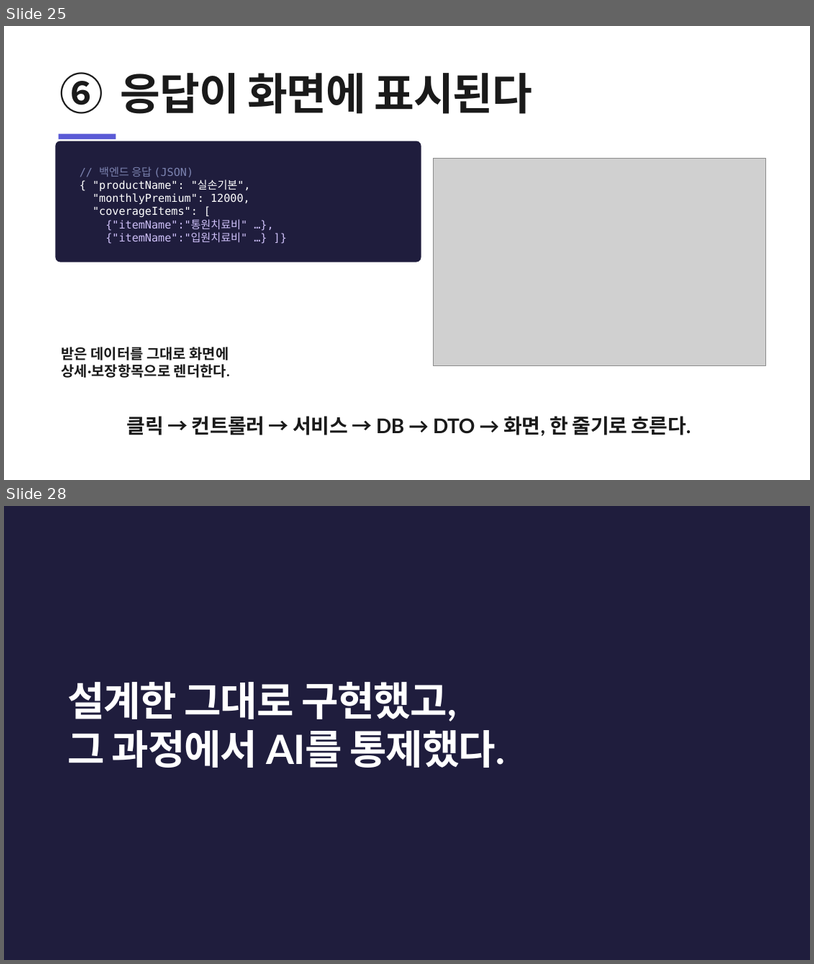
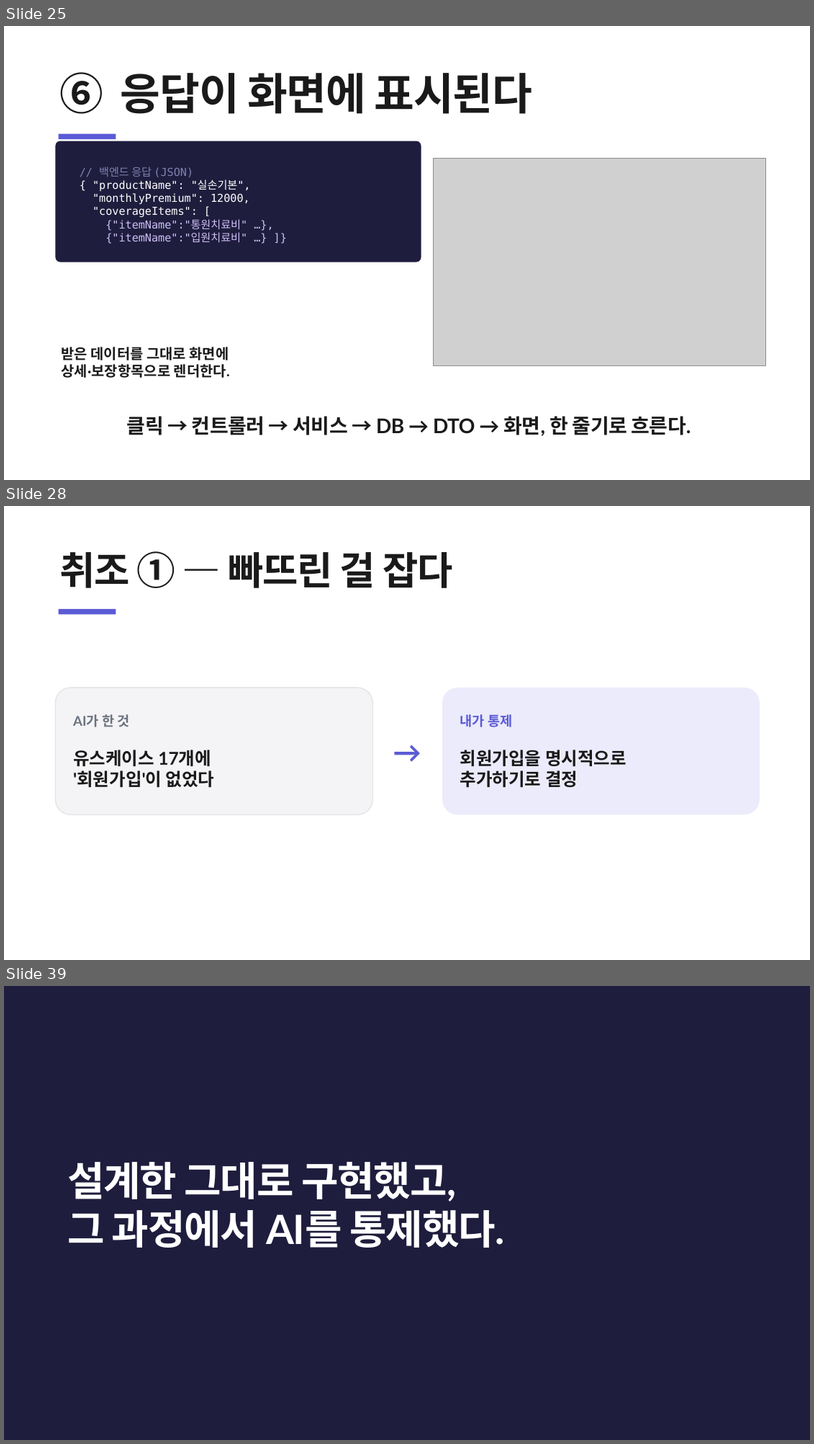
Before and after one commit to heyoonyoon/distributed-programming, a slide deck: docs/presentation/보험발표-figma.pptx. Shown one above the other, each under a label of ours: slides 25 and 28 before the commit, slides 25, 28 and 39 after it; the slides between them are not shown. The pictures are 814x964 and 814x1444 pixels, drawn with LibreOffice and Linux fonts; fonts in the diff are those of the drawing; grey boxes stand for pictures. Boxes give left, top, right and bottom in pixels: in the first picture for what was removed or moved away, otherwise in the second. Text is boxed around its words. In the diff, an @@ line names an element or a change of style, - is before the commit and + after.

```diff
--- a/docs/presentation/보험발표-figma.pptx
+++ b/docs/presentation/보험발표-figma.pptx
@@ slide 28 added at bbox=[4, 506, 810, 960], background #FFFFFF @@
@@ text added at bbox=[59, 551, 453, 588], 46 pt, text #1A1A1A, bold @@
+취조 ① — 빠뜨린 걸 잡다
@@ rectangle added at bbox=[59, 609, 116, 614], fill #5B5BD6 @@
@@ rounded rectangle added at bbox=[55, 687, 373, 815], fill #F4F4F6, outline #E6E6E6 1.3 pt, 21 pt, text #1A1A1A, bold @@
+AI가 한 것
+유스케이스 17개에
+'회원가입'이 없었다
@@ rounded rectangle added at bbox=[442, 687, 760, 815], fill #ECEBFB, 21 pt, text #1A1A1A, bold @@
+내가 통제
+회원가입을 명시적으로
+추가하기로 결정
@@ text added at bbox=[383, 730, 432, 772], 34 pt, text #5B5BD6, bold @@
+→
@@ what was slide 28 is now slide 39 @@
```
Also in this commit, not shown: 12 other slides added, 2 slides removed, 1 other file.
